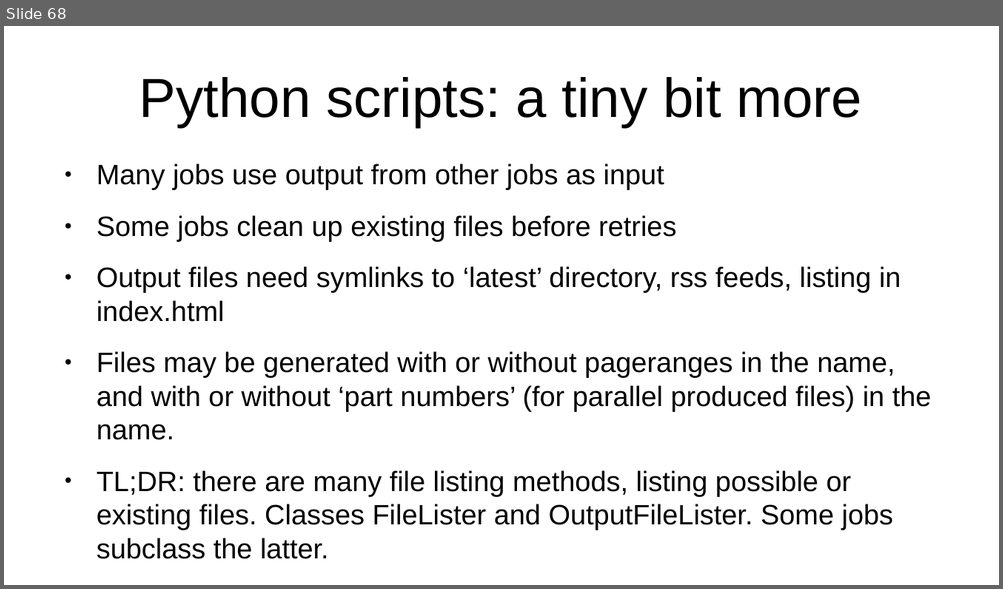
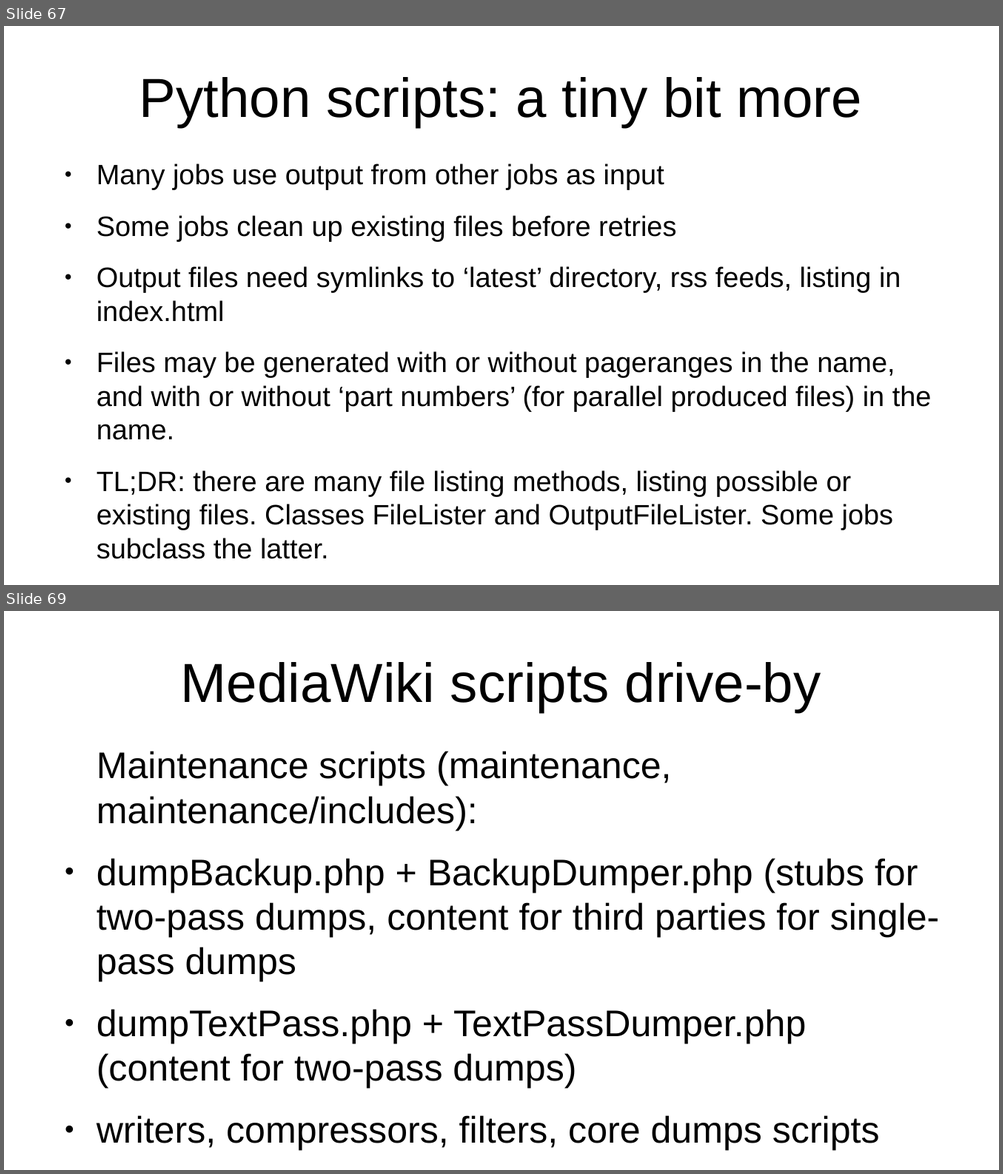
Before and after one commit to apergos/wikitalks, a slide deck: dumps-9-years-compressed.odp. Shown one above the other, each under a label of ours: slide 68 before the commit, slides 67 and 69 after it; the slides between them are not shown. The pictures are 1003x589 and 1003x1174 pixels, drawn with LibreOffice and Linux fonts; fonts in the diff are those of the drawing. Boxes give left, top, right and bottom in pixels: in the first picture for what was removed or moved away, otherwise in the second. Text is boxed around its words. In the diff, an @@ line names an element or a change of style, - is before the commit and + after.

Commit message:
add info about mediawiki scripts to the dumps talk

```diff
--- a/dumps-9-years-compressed.odp
+++ b/dumps-9-years-compressed.odp
@@ slide 69 added at (x1=4, y1=611, x2=999, y2=1170), background #FFFFFF @@
@@ title added at (x1=181, y1=662, x2=821, y2=712), 44 pt, text #000000 @@
+MediaWiki scripts drive-by
@@ text added at (x1=96, y1=751, x2=939, y2=1151), 29.6 pt, text #000000 @@
+Maintenance scripts (maintenance, maintenance/includes):
+● dumpBackup.php + BackupDumper.php (stubs for two-pass dumps, content for third parties for single-pass dumps
+● dumpTextPass.php + TextPassDumper.php (content for two-pass dumps)
+● writers, compressors, filters, core dumps scripts
@@ what was slide 68 is now slide 67 @@
```
Also in this commit, not shown: 8 other slides added.
